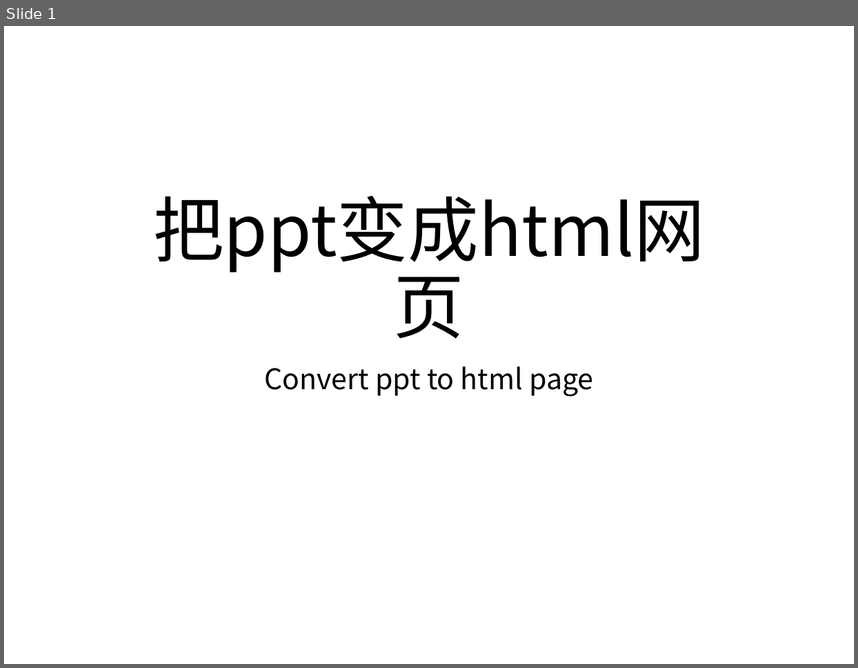
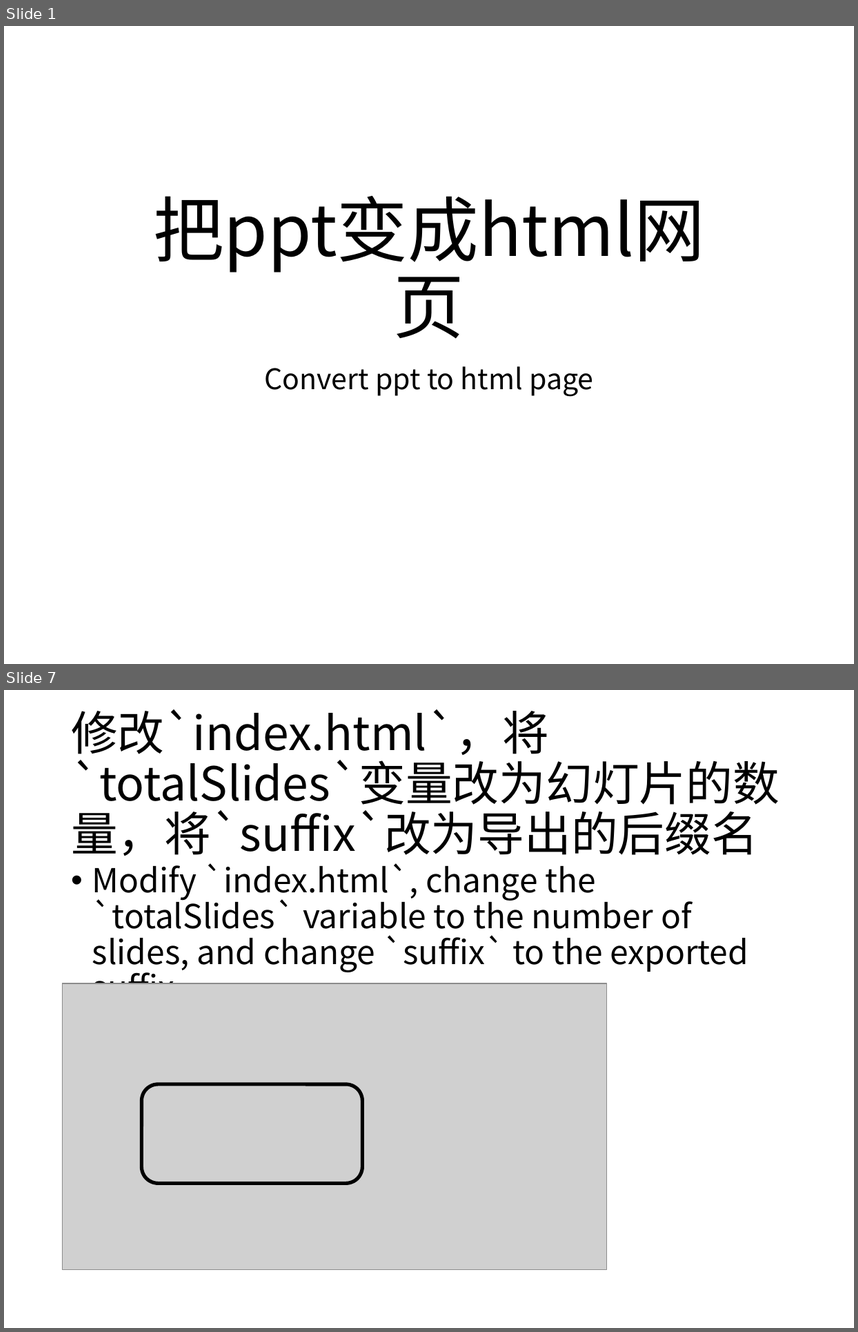
Before and after one commit to cxh1205/ppt2html, a slide deck: demo.pptx. Shown one above the other, each under a label of ours: slide 1 before the commit, slides 1 and 7 after it; the slides between them are not shown. The pictures are 858x668 and 858x1332 pixels, drawn with LibreOffice and Linux fonts; fonts in the diff are those of the drawing; grey boxes stand for pictures. Boxes give left, top, right and bottom in pixels: in the first picture for what was removed or moved away, otherwise in the second. Text is boxed around its words. In the diff, an @@ line names an element or a change of style, - is before the commit and + after.

```diff
--- a/demo.pptx
+++ b/demo.pptx
@@ slide 7 added at (4,690,854,1328), background #FFFFFF @@
@@ title added at (71,709,780,856), 39.6 pt, text #000000 @@
+修改`index.html`，将`totalSlides`变量改为幻灯片的数量，将`suffix`改为导出的后缀名
@@ text added at (92,863,749,984), 28 pt, text #000000 @@
+• Modify `index.html`, change the `totalSlides` variable to the number of slides, and change `suffix` to the exported suffix
@@ picture added at (63,983,606,1269) @@
@@ rounded rectangle added at (142,1083,363,1182), outline #000000 3 pt @@
```
Also in this commit, not shown: 6 other slides added, 1 slide removed, 16 other files.
